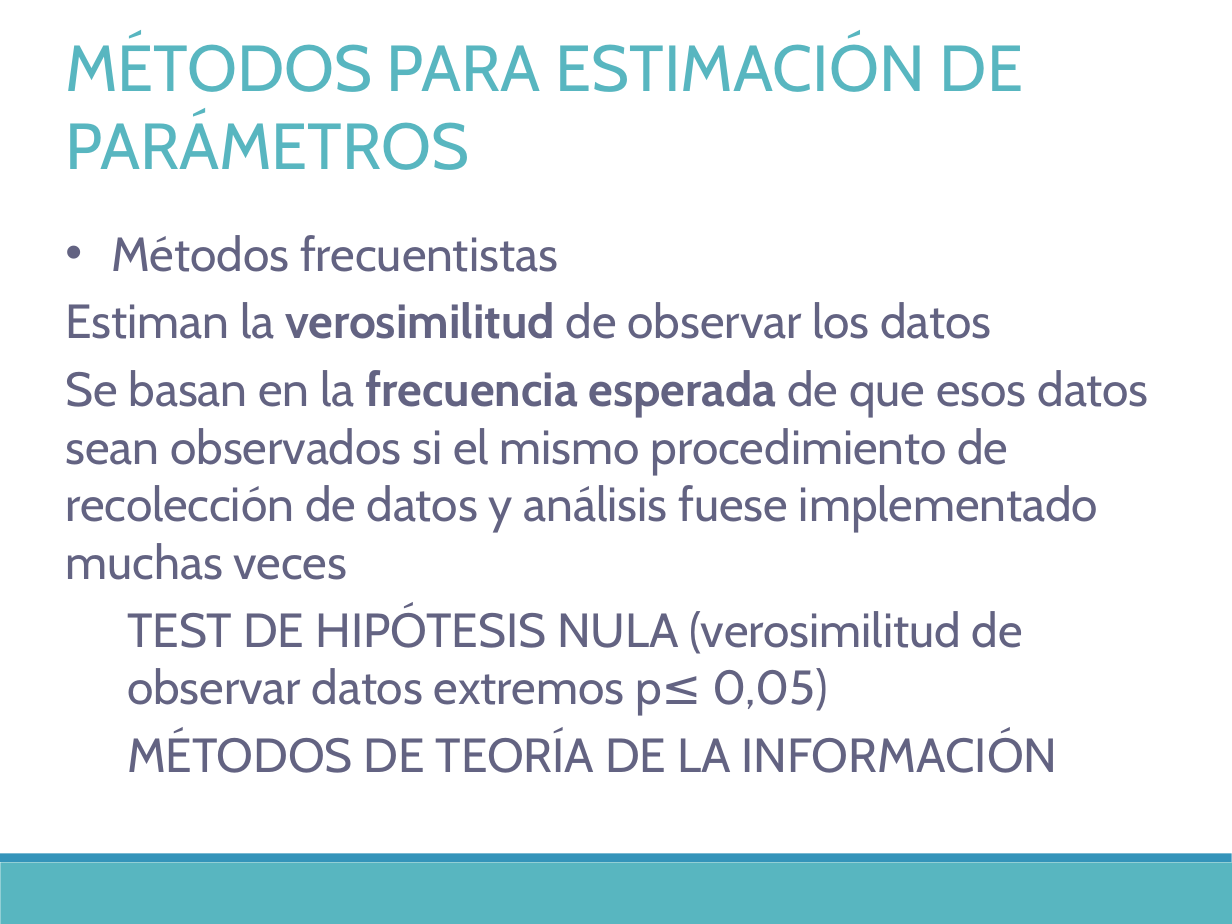
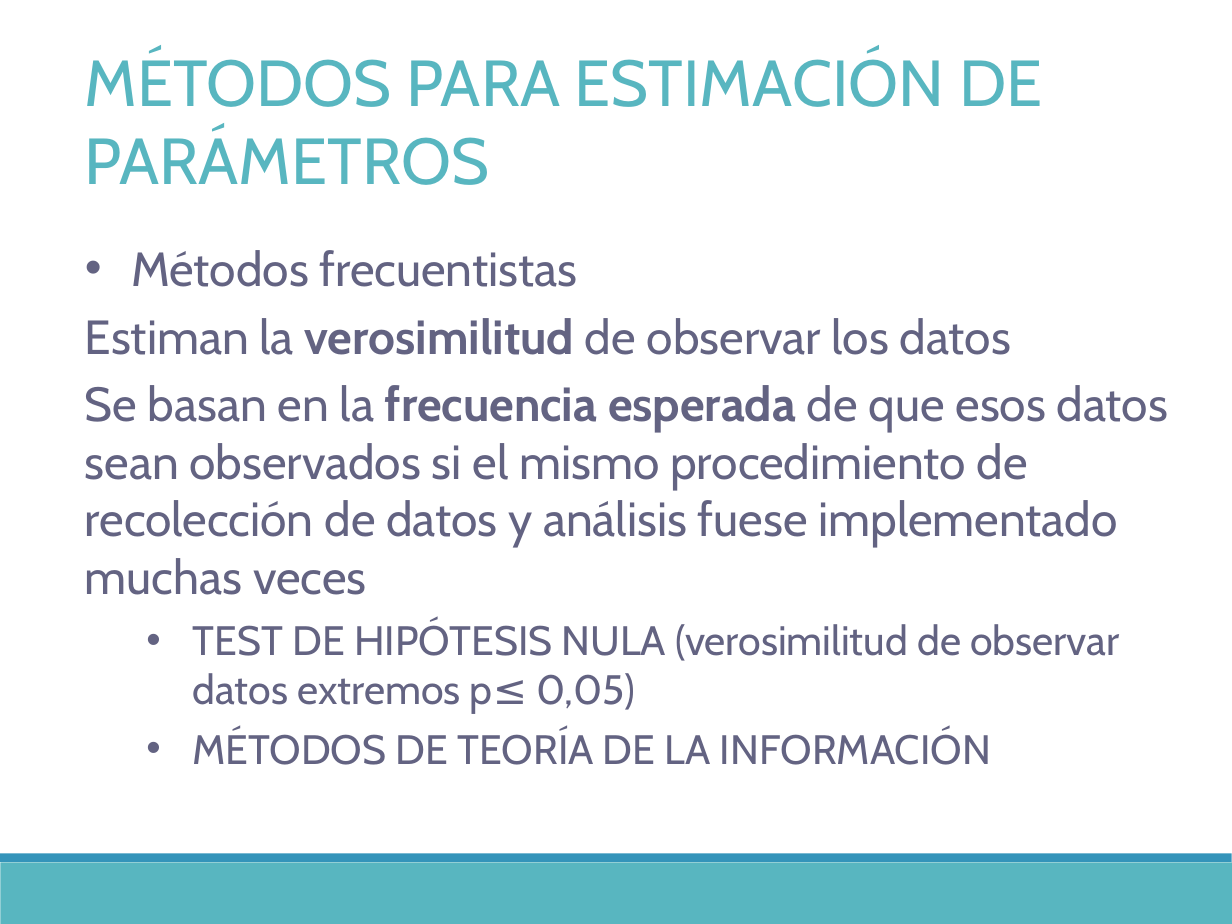
Before and after one commit to DrIgoA/Curso-Ocupacion23, a slide deck: slide 29 of ppt/Modulo 2_Occupacion2023.pptx. Drawn at 1232x924 pixels with LibreOffice and Linux fonts; fonts in the diff are those of the drawing. Boxes give left, top, right and bottom in pixels: in the first picture for what was removed or moved away, otherwise in the second. Text is boxed around its words. In the diff, an @@ line names an element or a change of style, - is before the commit and + after.

```diff
--- a/ppt/Modulo 2_Occupacion2023.pptx
+++ b/ppt/Modulo 2_Occupacion2023.pptx
@@ text "MÉTODOS PARA ESTIMACIÓN DE PARÁMETROS": place and size @@
-text "MÉTODOS PARA ESTIMACIÓN DE PARÁMETROS" at (65, 35, 1148, 773)
+text "MÉTODOS PARA ESTIMACIÓN DE PARÁMETROS" at (85, 50, 1168, 765)
@@ text at (193, 621, 1119, 765): size 28 to 24 pt in "TEST DE HIPÓTESIS NULA (verosimilitud de observar ...", "MÉTODOS DE TEORÍA DE LA INFORMACIÓN"; bullet none to • @@
```
Also in this commit, not shown: 10 other slides changed, 3 other files.
